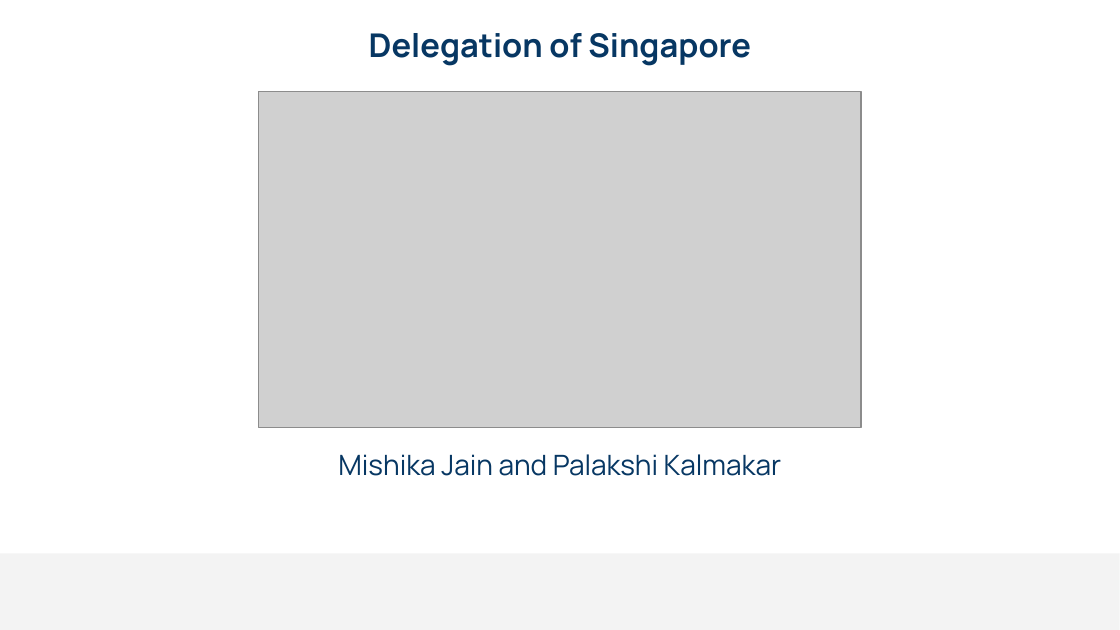
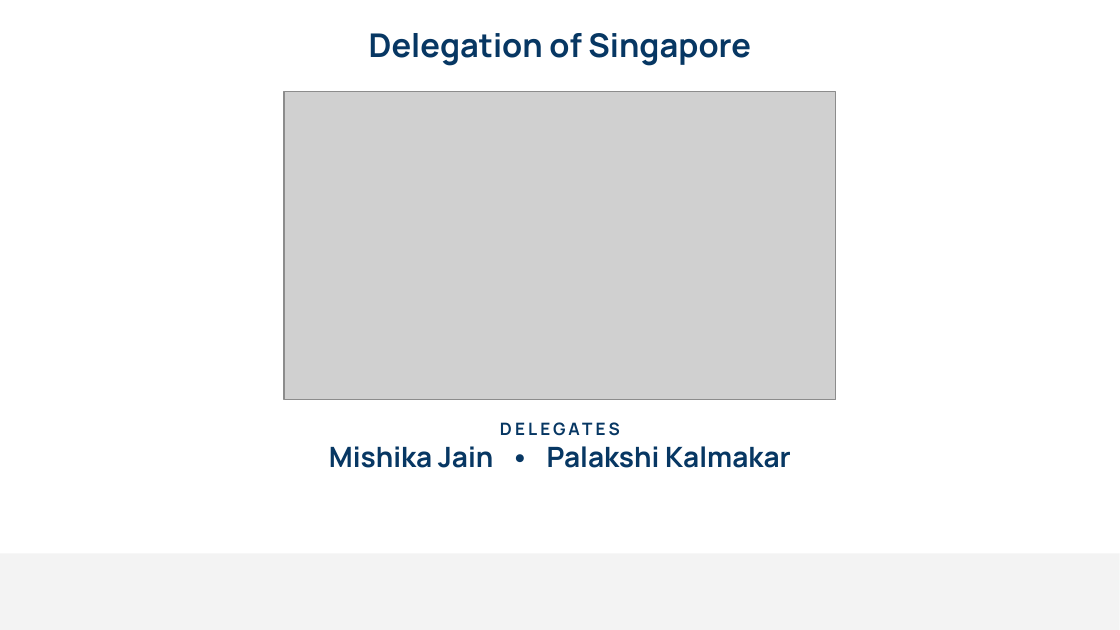
Before and after one commit to itzpranav101/rooted-sg, a slide deck: slide 10 of deliverables/RWCC 2026 - Student Conf (formatted).pptx (slide 9 before the commit). Drawn at 1120x630 pixels with LibreOffice and Linux fonts; fonts in the diff are those of the drawing; grey boxes stand for pictures; background and template pictures are left out. Boxes give left, top, right and bottom in pixels: in the first picture for what was removed or moved away, otherwise in the second. Text is boxed around its words. In the diff, an @@ line names an element or a change of style, - is before the commit and + after.

```diff
--- a/deliverables/RWCC 2026 - Student Conf (formatted).pptx
+++ b/deliverables/RWCC 2026 - Student Conf (formatted).pptx
@@ picture: place and size @@
-picture at [259,92,861,428]
+picture at [284,92,837,400]
@@ text at [329,446,791,468]: text changed; bold on @@
-Mishika Jain and Palakshi Kalmakar
+DELEGATES
+Mishika Jain • Palakshi Kalmakar
```
Also in this commit, not shown: 4 other slides changed, 1 slide added.
